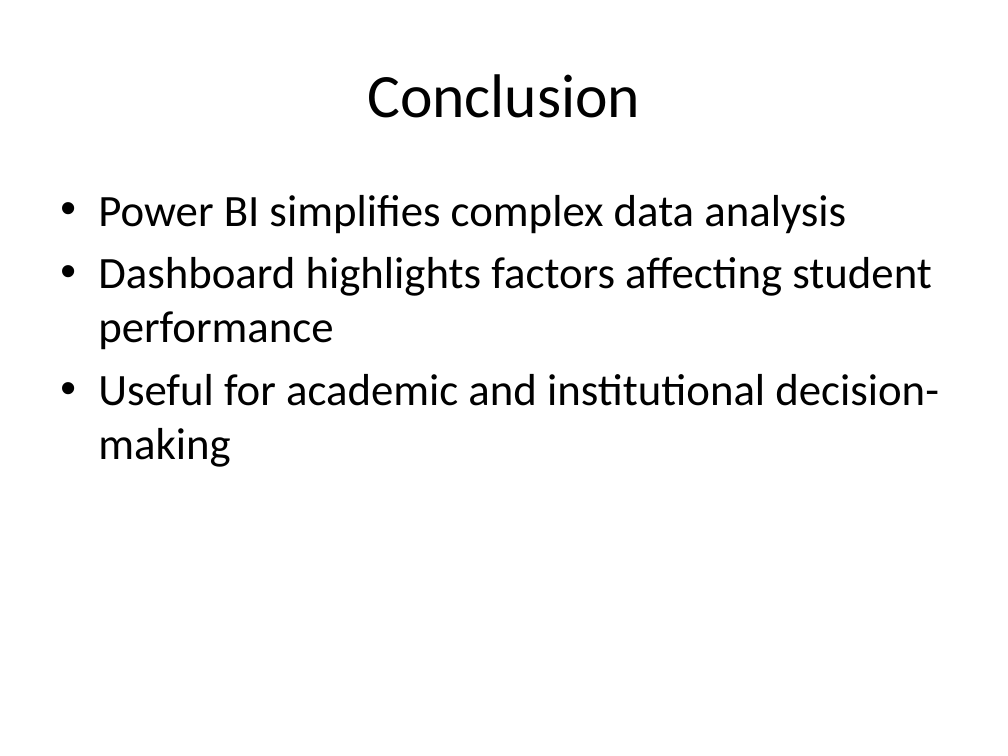
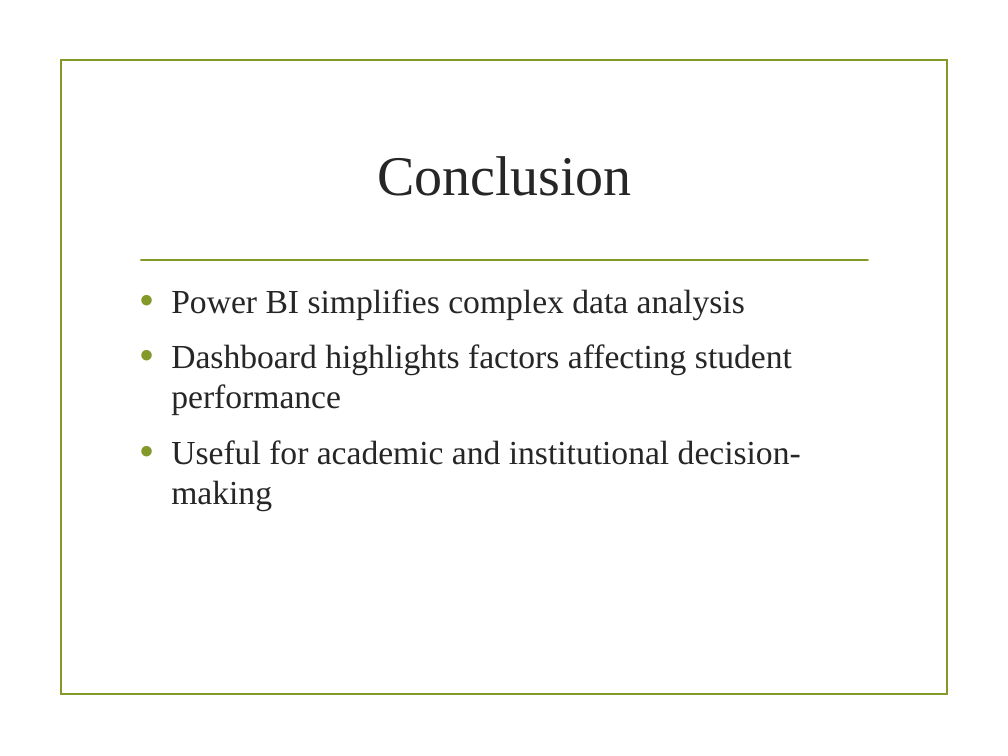
Before and after one commit to suchithrasanthapuri6-gif/Student-Performance-Dashborad, a slide deck: slide 9 of ppt.pptx. Drawn at 1008x756 pixels with LibreOffice and Linux fonts; fonts in the diff are those of the drawing; background and template pictures are left out. Boxes give left, top, right and bottom in pixels: in the first picture for what was removed or moved away, otherwise in the second. Text is boxed around its words. In the diff, an @@ line names an element or a change of style, - is before the commit and + after.

```diff
--- a/ppt.pptx
+++ b/ppt.pptx
@@ rectangle added at [61,59,948,695], outline #83992A 1.25 pt @@
@@ title "Conclusion": place and size @@
-title "Conclusion" at [367,74,640,118]
+title "Conclusion" at [377,156,632,196]
@@ title "Conclusion" at [377,156,632,196]: size 44 to 40 pt, font Calibri to Times New Roman, text colour #000000 to #262626 @@
@@ line added from (141, 260) to (868, 260), #83992A 1.25 pt @@
@@ text "Power BI simplifies complex data ...": place and size @@
-text "Power BI simplifies complex data ..." at [98,195,939,467]
+text "Power BI simplifies complex data ..." at [171,289,801,511]
@@ text "Power BI simplifies complex data ..." at [171,289,801,511]: size 32 to 24 pt, font Calibri to Times New Roman, text colour #000000 to #262626; indent changed; more space between paragraphs @@
```
Also in this commit, not shown: 8 other slides changed.
